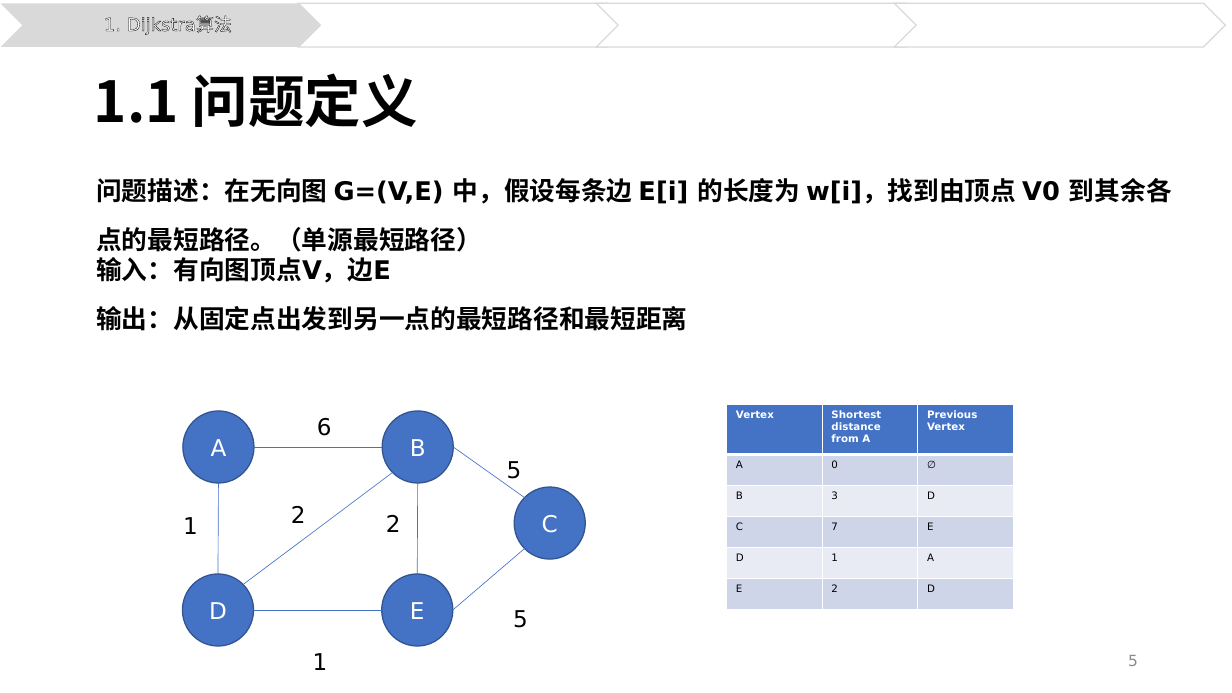
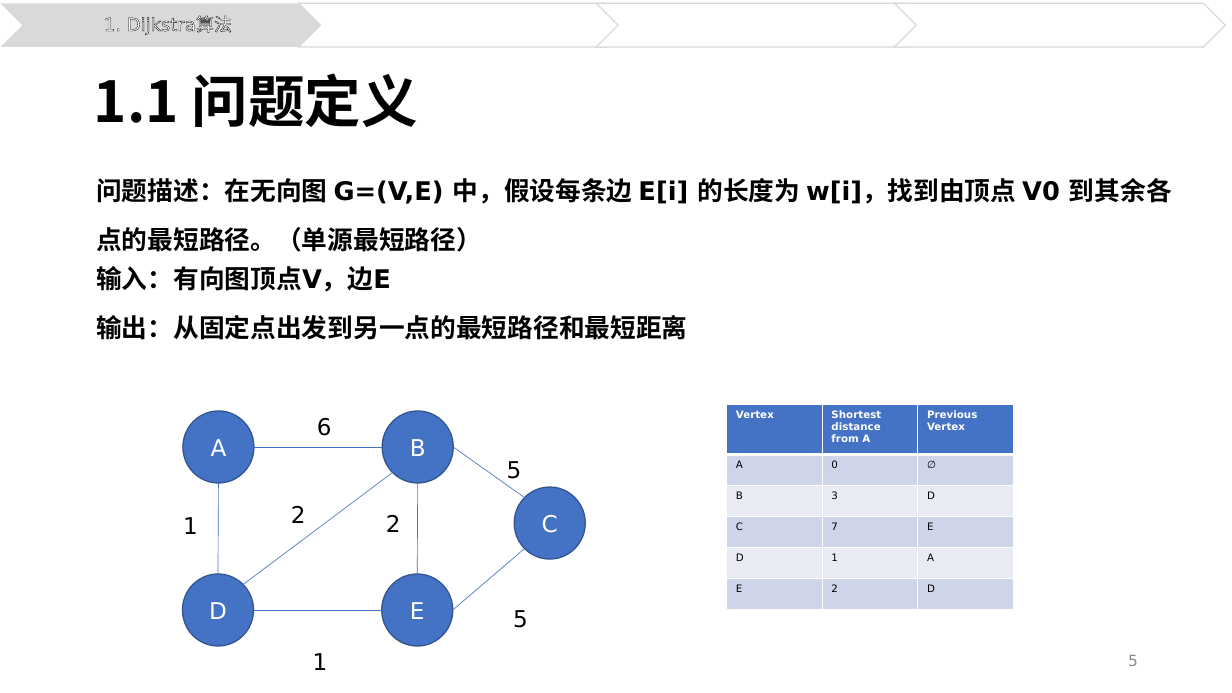
Before and after one commit to xjtuerz0/-, a slide deck: slide 5 of 高等计算机算法.pptx. Drawn at 1232x693 pixels with LibreOffice and Linux fonts; fonts in the diff are those of the drawing. Boxes give left, top, right and bottom in pixels: in the first picture for what was removed or moved away, otherwise in the second. Text is boxed around its words. In the diff, an @@ line names an element or a change of style, - is before the commit and + after.

```diff
--- a/高等计算机算法.pptx
+++ b/高等计算机算法.pptx
@@ text "输入：有向图顶点V，边E": place and size @@
-text "输入：有向图顶点V，边E" at bbox=[96, 257, 687, 331]
+text "输入：有向图顶点V，边E" at bbox=[96, 266, 687, 340]
```
Also in this commit, not shown: 4 other slides changed.
